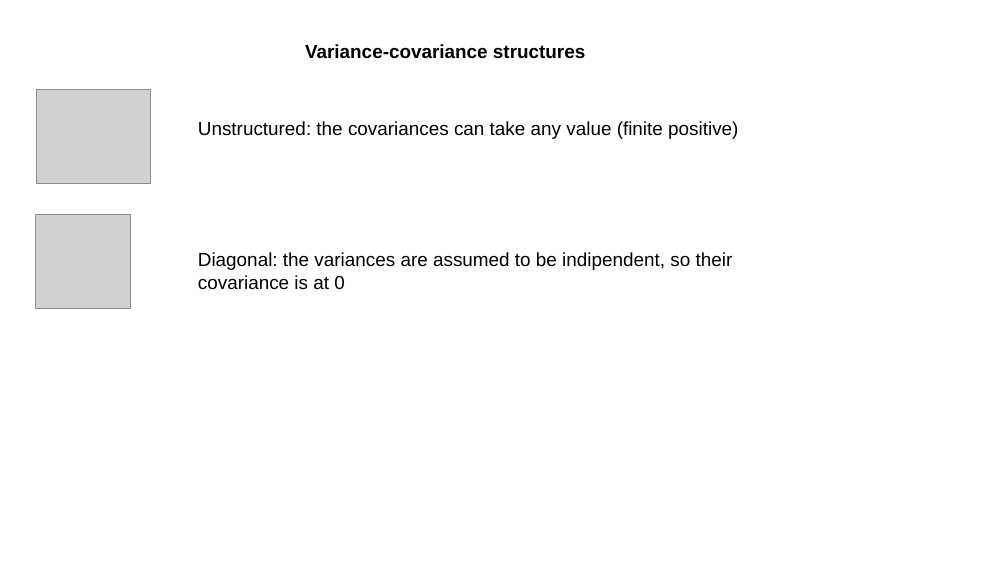
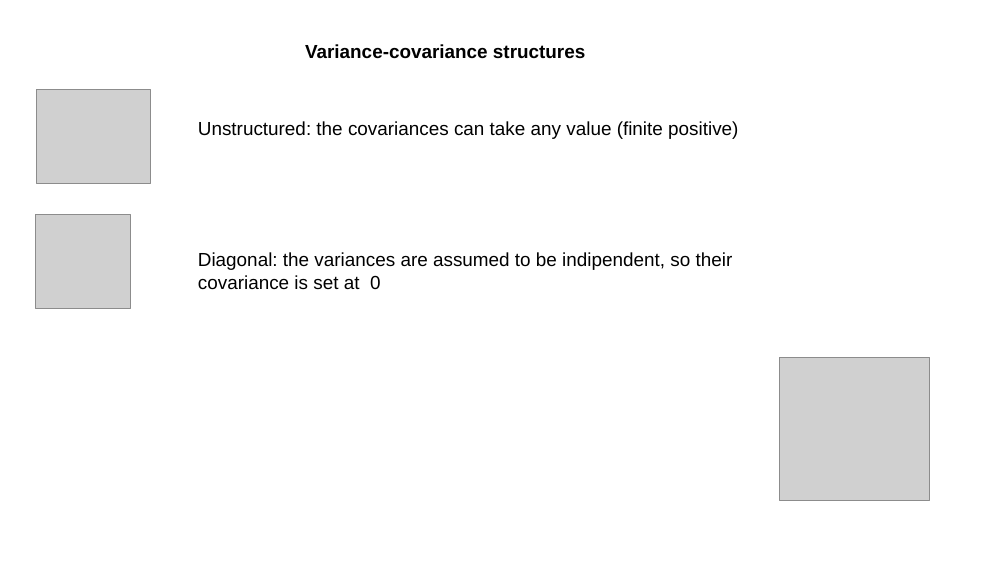
Before and after one commit to FPupillo/LMM_workshop, a slide deck: slide 57 of PPT_LMM.odp (slide 50 before the commit). Drawn at 1008x567 pixels with LibreOffice and Linux fonts; fonts in the diff are those of the drawing; grey boxes stand for pictures. Boxes give left, top, right and bottom in pixels: in the first picture for what was removed or moved away, otherwise in the second. Text is boxed around its words. In the diff, an @@ line names an element or a change of style, - is before the commit and + after.

```diff
--- a/PPT_LMM.odp
+++ b/PPT_LMM.odp
@@ text at bbox=[198, 252, 733, 290]: text changed @@
-Diagonal: the variances are assumed to be indipendent, so their covariance is at 0
+Diagonal: the variances are assumed to be indipendent, so their covariance is set at 0
@@ picture added at bbox=[780, 357, 930, 500] @@
```
Also in this commit, not shown: 34 other slides changed, 18 slides added, 5 slides removed, 6 other files.
